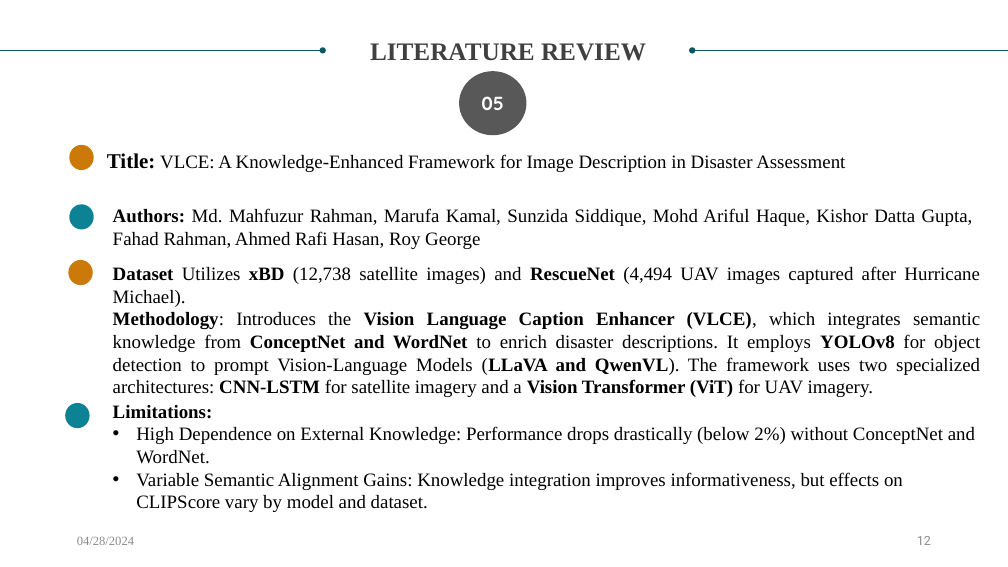
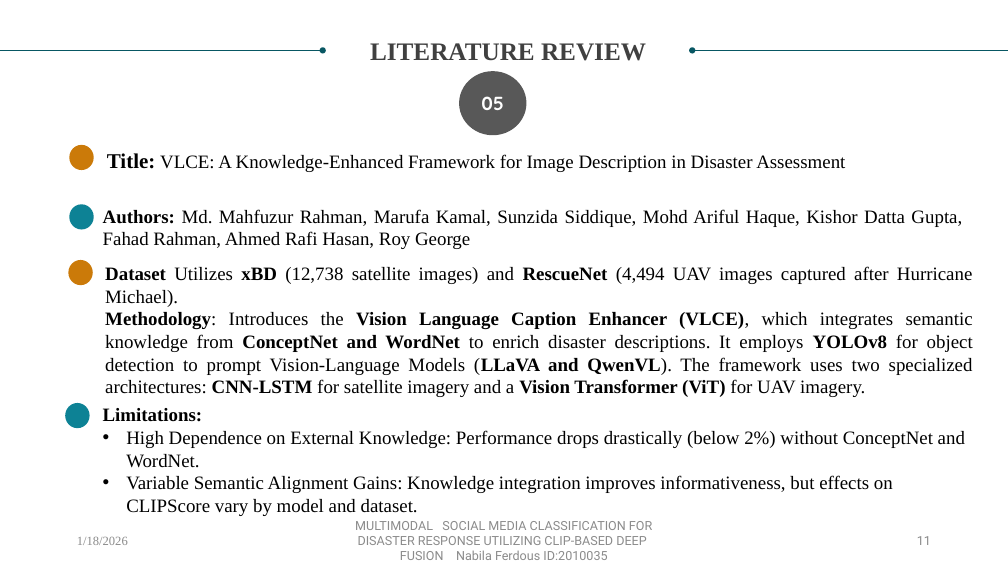
Before and after one commit to NabilaFerdousPrapty/LifeLine, a slide deck: slide 11 of proposal/2010035.pptx (slide 12 before the commit). Drawn at 1008x567 pixels with LibreOffice and Linux fonts; fonts in the diff are those of the drawing. Boxes give left, top, right and bottom in pixels: in the first picture for what was removed or moved away, otherwise in the second. Text is boxed around its words. In the diff, an @@ line names an element or a change of style, - is before the commit and + after.

```diff
--- a/proposal/2010035.pptx
+++ b/proposal/2010035.pptx
@@ text "Authors: Md. Mahfuzur Rahman, Marufa ...": place and size @@
-text "Authors: Md. Mahfuzur Rahman, Marufa ..." at (113, 208, 973, 249)
+text "Authors: Md. Mahfuzur Rahman, Marufa ..." at (103, 209, 962, 249)
@@ text "Dataset Utilizes xBD (12,738 satellite ...": place and size @@
-text "Dataset Utilizes xBD (12,738 satellite ..." at (113, 266, 980, 397)
+text "Dataset Utilizes xBD (12,738 satellite ..." at (105, 266, 973, 397)
@@ text "Limitations:": place and size @@
-text "Limitations:" at (113, 405, 975, 512)
+text "Limitations:" at (103, 408, 965, 516)
@@ text at (77, 537, 128, 545): text changed @@
-04/28/2024
+1/18/2026
@@ text added at (355, 521, 652, 560), 12 pt, text #8C8C8C @@
+MULTIMODAL SOCIAL MEDIA CLASSIFICATION FOR DISASTER RESPONSE UTILIZING CLIP-BASED DEEP FUSION Nabila Ferdous ID:2010035
@@ page number at (917, 536, 931, 545): text changed @@
-12
+11
```
Also in this commit, not shown: 22 other slides changed, 6 slides added, 13 slides removed.
